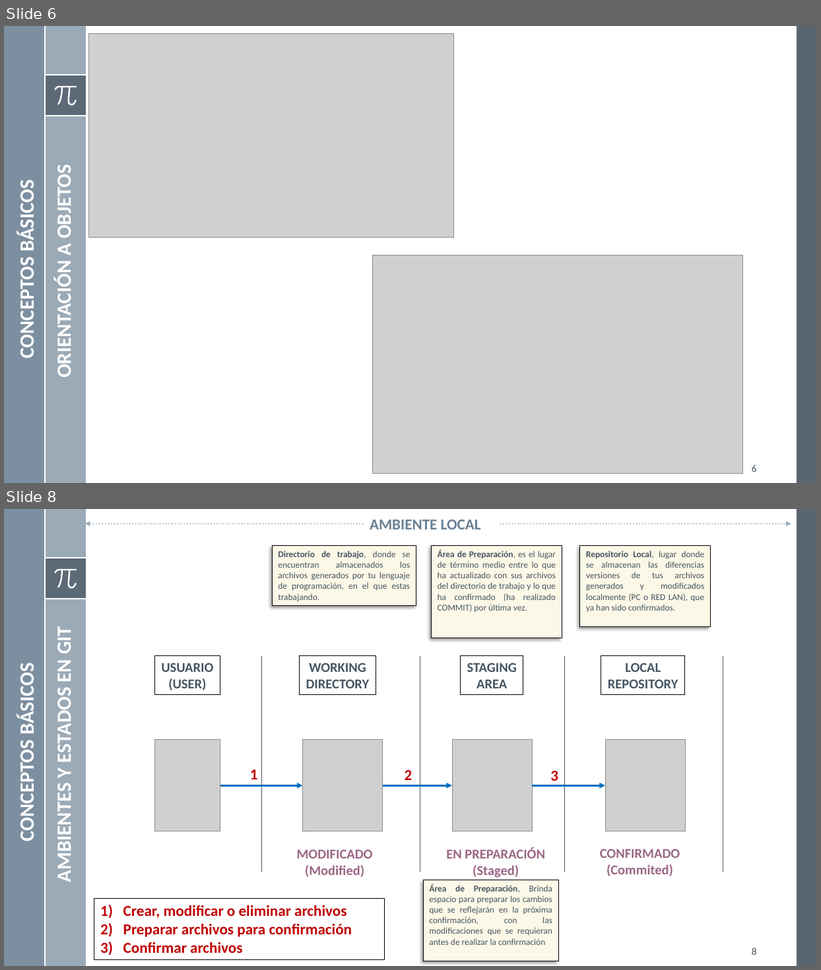
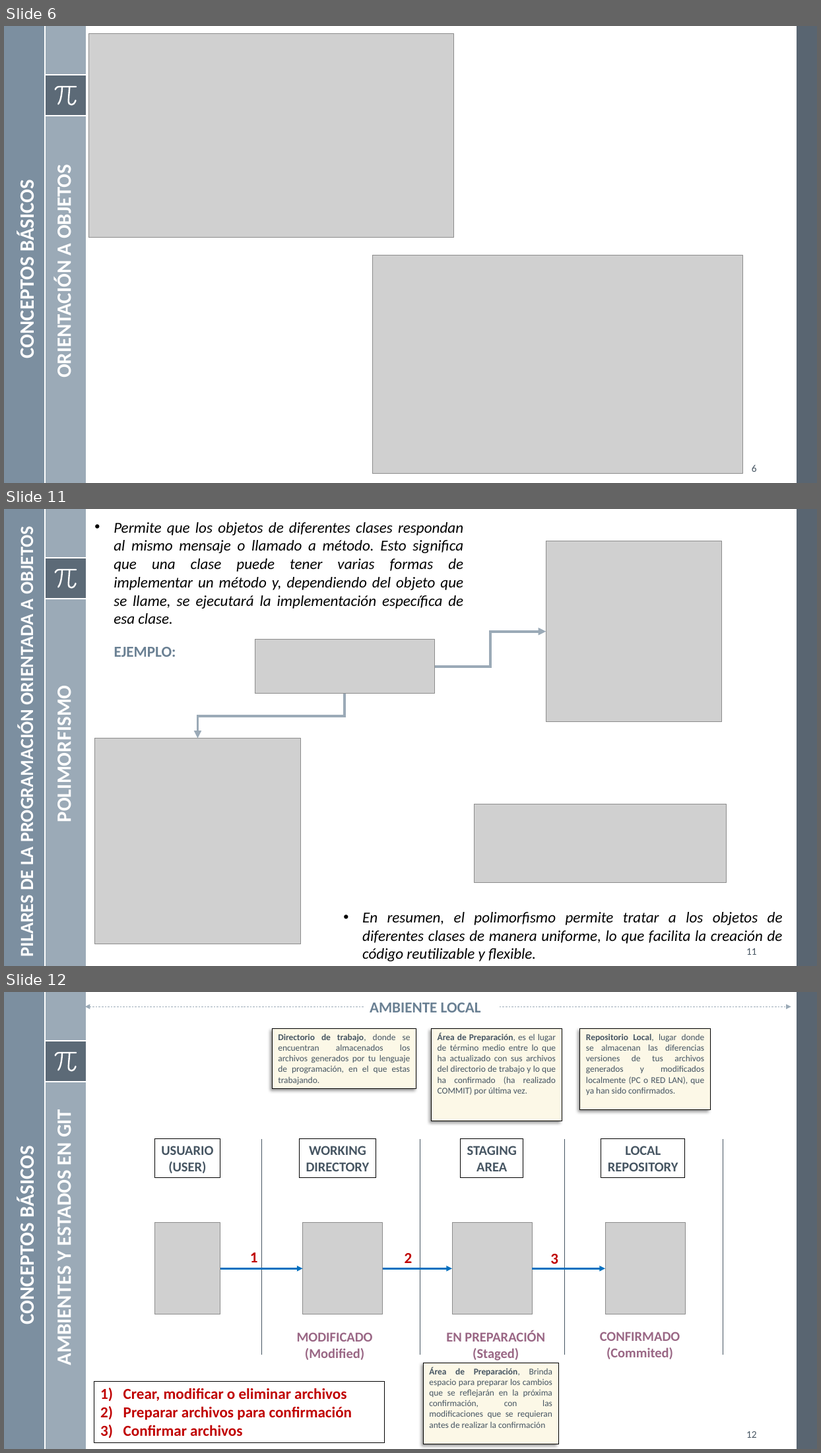
Before and after one commit to mgutierreza/Know, a slide deck: Programacion/POO/POO.pptx. Shown one above the other, each under a label of ours: slides 6 and 8 before the commit, slides 6, 11 and 12 after it; the slides between them are not shown. The pictures are 821x970 and 821x1453 pixels, drawn with LibreOffice and Linux fonts; fonts in the diff are those of the drawing; grey boxes stand for pictures. Boxes give left, top, right and bottom in pixels: in the first picture for what was removed or moved away, otherwise in the second. Text is boxed around its words. In the diff, an @@ line names an element or a change of style, - is before the commit and + after.

Commit message:
Carga de pilares de programacion OO
Carga de pilares de programacion OO

```diff
--- a/Programacion/POO/POO.pptx
+++ b/Programacion/POO/POO.pptx
@@ slide 11 added at [4, 509, 817, 966], background #FFFFFF; not listed: 8 template elements that a slide beside it also shows @@
@@ text added at [114, 522, 463, 624], 18 pt, text #000000, italic @@
+• Permite que los objetos de diferentes clases respondan al mismo mensaje o llamado a método. Esto significa que una clase puede tener varias formas de implementar un método y, dependiendo del objeto que se llame, se ejecutará la implementación específica de esa clase.
@@ text added at [15, 533, 38, 955], 22 pt, text #FFFFFF, bold @@
+PILARES DE LA PROGRAMACIÓN ORIENTADA A OBJETOS
@@ picture added at [547, 541, 722, 722] @@
@@ text added at [114, 647, 176, 657], 18 pt, text #6A8093, bold @@
+EJEMPLO:
@@ picture added at [255, 640, 435, 694] @@
@@ elbow arrow added from (435, 666) to (547, 632), #9BAAB7 3 pt @@
@@ text added at [52, 700, 77, 819], 24 pt, text #FFFFFF, bold @@
+POLIMORFISMO
@@ elbow arrow added from (345, 694) to (198, 739), #9BAAB7 3 pt @@
@@ picture added at [95, 739, 300, 944] @@
@@ picture added at [475, 804, 726, 883] @@
@@ text added at [362, 912, 783, 962], 18 pt, text #000000, italic @@
+• En resumen, el polimorfismo permite tratar a los objetos de diferentes clases de manera uniforme, lo que facilita la creación de código reutilizable y flexible.
@@ page number added at [746, 949, 757, 955], 12 pt, text #465562 @@
+11
@@ what was slide 8 is now slide 12 @@
@@ page number at [746, 1432, 757, 1438]: text changed @@
-8
+12
```
Also in this commit, not shown: 1 slide changed, 3 other slides added.
